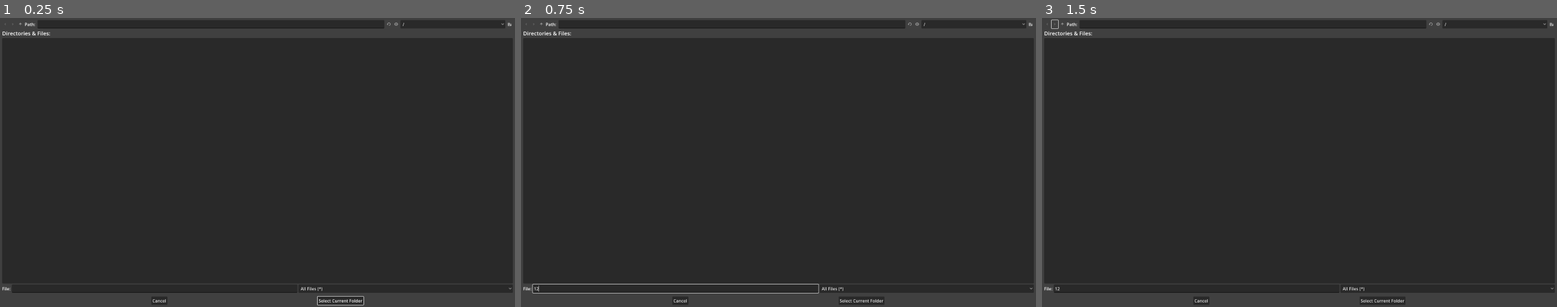
Above: before the commit, frames 1-3 (left to right).
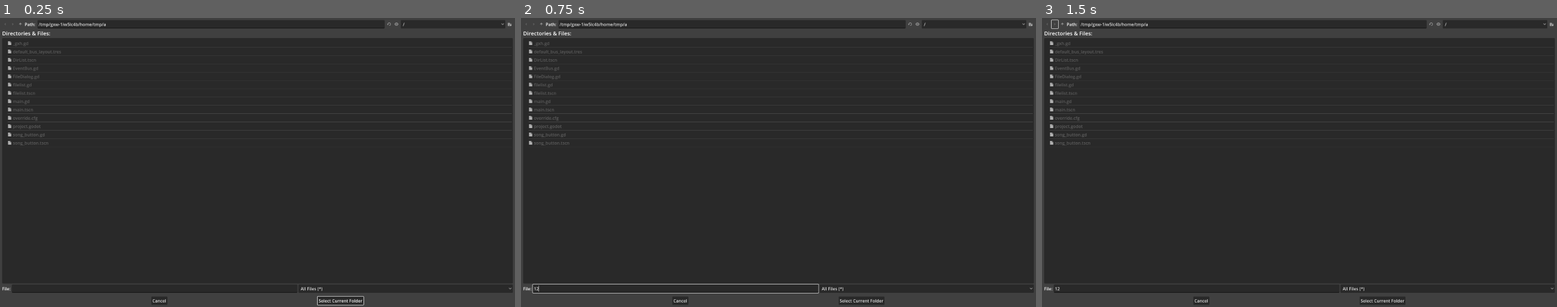
Above: after the commit, the same moments.

Repository: wilcockj/gd_music_player
Game: Godot game, scene res://main.tscn
The game is run twice, just before and just after one commit, with the same random seed, the same clock (stepped at 60 frames per second) and the same inputs.
Inputs (mouse positions are in pixels of both pictures, inside the frame that each line leads up to):
- Up to frame 1 (0.25 s): no input
- Up to frame 2 (0.75 s): click (675, 289) at 0.52 s; type "12" at 0.6 s
- Up to frame 3 (1.5 s): click (1057, 23) at 1.25 s

The runs differ from the first frame. In frame 1, 0.9% of the frame differs, in the area x 1-100%, y 1-45%; in frame 2, 0.9%; in frame 3, 0.9%.

Commit message:
readded pitch slider

Diff:
--- a/filelist.tscn
+++ b/filelist.tscn
@@ -46,6 +46,26 @@
 theme_override_font_sizes/font_size = 25
 text = "Settings:"
 
+[node name="Pitch" type="HBoxContainer" parent="HBoxContainer/VBoxContainer"]
+layout_mode = 2
+
+[node name="Label" type="Label" parent="HBoxContainer/VBoxContainer/Pitch"]
+layout_mode = 2
+text = "Pitch:"
+
+[node name="PitchSlider" type="HSlider" parent="HBoxContainer/VBoxContainer/Pitch"]
+custom_minimum_size = Vector2(200, 2.08165e-12)
+layout_mode = 2
+size_flags_vertical = 4
+min_value = 0.25
+max_value = 2.0
+step = 0.01
+value = 1.0
+
+[node name="PitchLabel" type="Label" parent="HBoxContainer/VBoxContainer/Pitch"]
+layout_mode = 2
+text = "1.0"
+
 [node name="Reverb" type="HBoxContainer" parent="HBoxContainer/VBoxContainer"]
 layout_mode = 2
 
@@ -72,4 +92,5 @@
 [node name="Panel" type="Panel" parent="HBoxContainer/VBoxContainer/ScrollContainer/HBoxContainer"]
 layout_mode = 2
 
+[connection signal="value_changed" from="HBoxContainer/VBoxContainer/Pitch/PitchSlider" to="." method="_on_pitch_slider_value_changed"]
 [connection signal="toggled" from="HBoxContainer/VBoxContainer/Reverb/ReverbCheckBox" to="." method="_on_reverb_check_box_toggled"]
--- a/main.gd
+++ b/main.gd
@@ -9,6 +9,8 @@
 	OS.get_name()
 	if OS.get_name() == "Android":
 		%FileDialog.root_subfolder = "/storage/emulated/0/"
+	if OS.get_name() == "macOS":
+		%FileDialog.root_subfolder = "/Users/"
 	#get_tree().create_timer(1).timeout.connect(func():$AudioStreamPlayer.playing = true)
 
 # Called every frame. 'delta' is the elapsed time since the previous frame.
--- a/main.tscn
+++ b/main.tscn
@@ -20,7 +20,6 @@
 ok_button_text = "Select Current Folder"
 file_mode = 2
 access = 2
-root_subfolder = "/home/"
 script = ExtResource("2_kph3m")
 
 [node name="AudioStreamPlayer" type="AudioStreamPlayer" parent="."]
